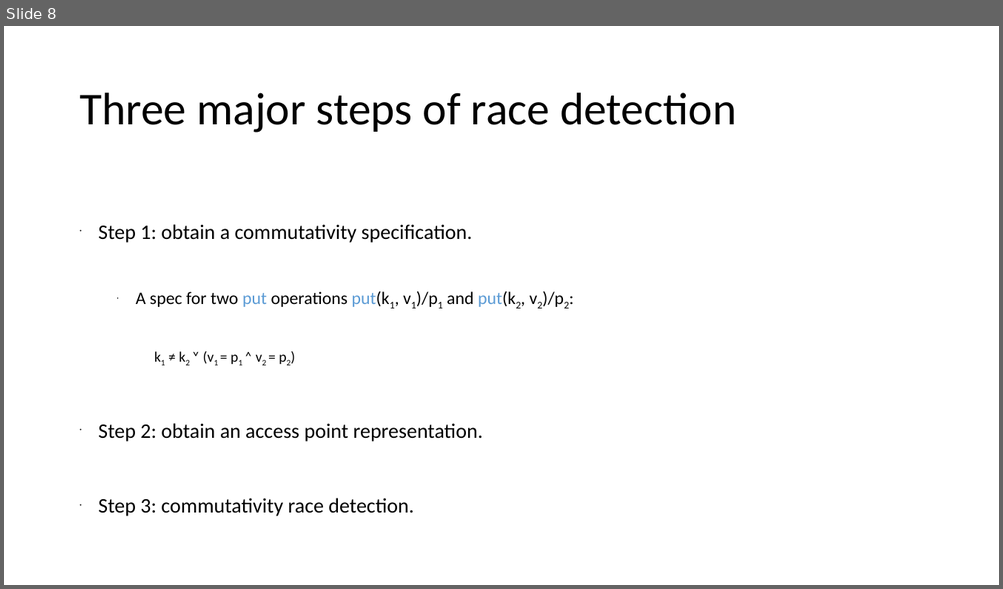
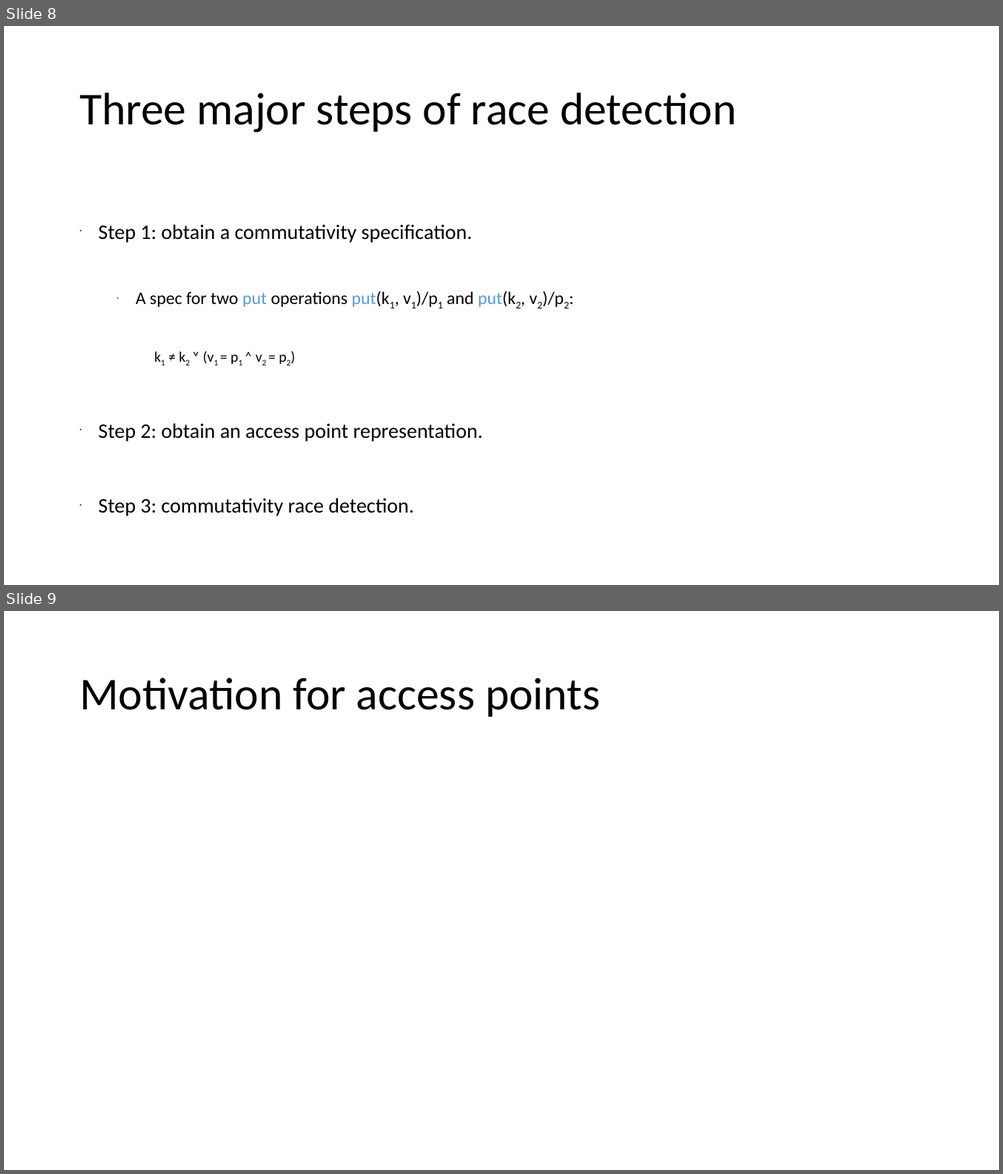
Before and after one commit to xiaohe27/Tasks, a slide deck: Slides/qual-presentation.ppt. Shown one above the other, each under a label of ours: slide 8 before the commit, slides 8 and 9 after it. The pictures are 1003x589 and 1003x1174 pixels, drawn with LibreOffice and Linux fonts; fonts in the diff are those of the drawing. Boxes give left, top, right and bottom in pixels: in the first picture for what was removed or moved away, otherwise in the second. Text is boxed around its words. In the diff, an @@ line names an element or a change of style, - is before the commit and + after.

Commit message:
add

```diff
--- a/Slides/qual-presentation.ppt
+++ b/Slides/qual-presentation.ppt
@@ slide 9 added at [4,611,999,1170], background #FFFFFF @@
@@ title added at [79,678,600,717], 44 pt, text #000000 @@
+Motivation for access points
```
Also in this commit, not shown: 2 other slides added.
